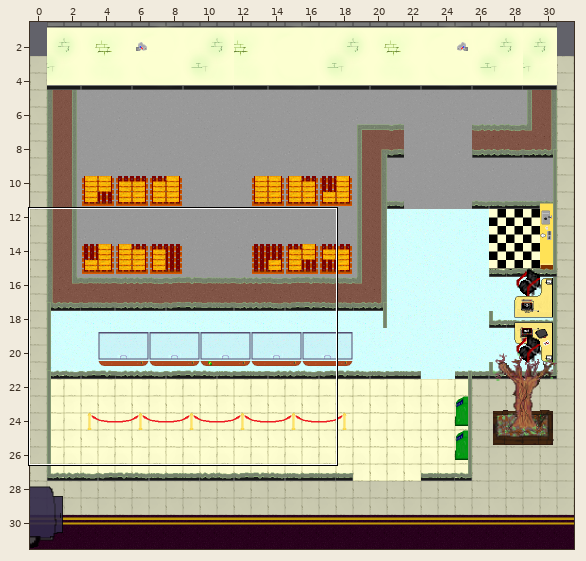
An edit to a level. Tiled map, bin/bank.tmx. The picture above shows the old version from afar; the outline marks the close-up.
Close-up. Before:
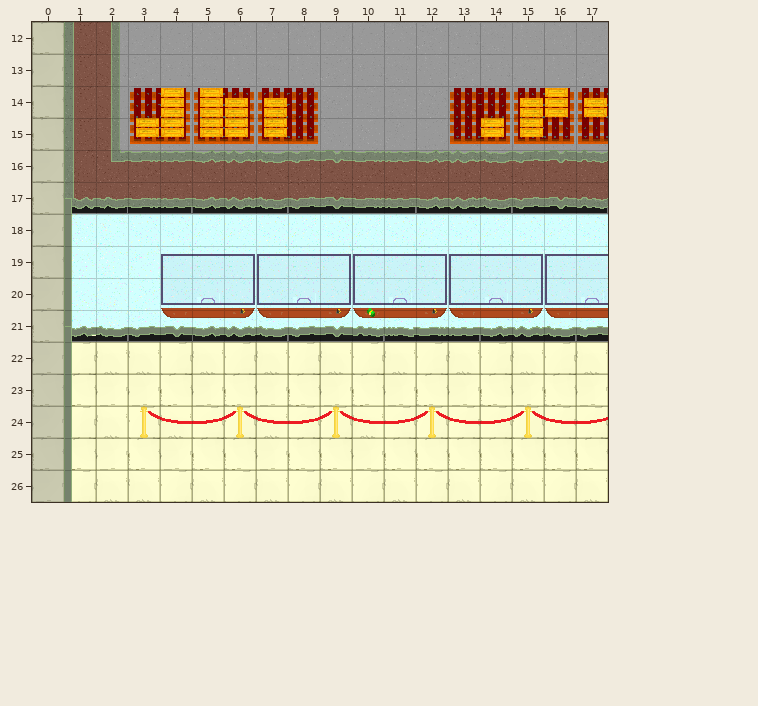
Cells are 32x32 px. Shown: x 0..17, y 12..26. The commit also changed other parts of the map, which this record leaves out.
Once edited:
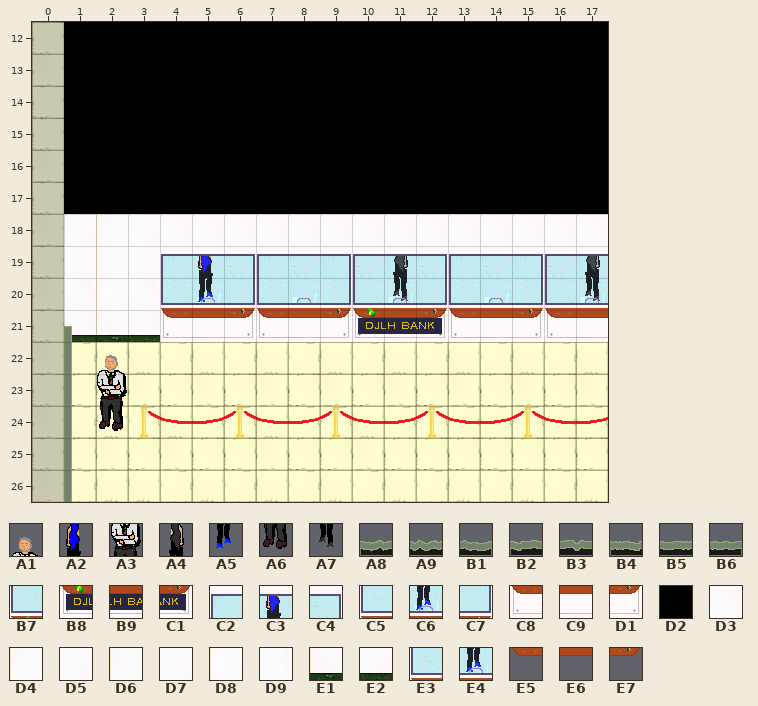
Key: from "civilians": A1 4, A2 6, A3 10, A4 11, A5 12, A6 16, A7 17; from "tileset": A8 0, A9 1, B1 2, B2 3, B3 4, B4 6, B5 7, B6 8, B7 12, B8 13, B9 14, C1 15, C2 27, C3 28, C4 29, C5 43, C6 44, C7 45, C8 59, C9 60, D1 61, D2 77, D3 81, D4 112, D5 113, D6 128, D7 129, D8 144, D9 145, E1 160, E2 161; from "tileset2": E3 11, E4 12, E5 19, E6 20, E7 21.
__ is an empty cell.
Tiles of an added or newly shown layer are drawn over the layers below it.
See-through tiles are keyed as they look on the map.
Change:
Layer "prevault":
The author put tile A2 in row 19 at x 5.
The author put tile A4 in row 19 at x 11 and 17.
The author put tile A5 in row 20 at x 5.
The author put tile A7 in row 20 at x 11 and 17.
Layer "offices":
Tile A8 gives way to one hidden under a higher layer in row 21 at x 5 and 14.
Tile A9 gives way to one hidden under a higher layer in row 21 at x 6 and 15.
Tile B1 gives way to one hidden under a higher layer in row 21 at x 7 and 16.
Tile B2 gives way to one hidden under a higher layer in row 21 at x 8 and 17.
Tile B3 gives way to one hidden under a higher layer in row 21 at x 4 and 9.
Tile B4 gives way to one hidden under a higher layer in row 21 at x 11.
Tile B5 gives way to one hidden under a higher layer in row 21 at x 12.
Tile B6 gives way to one hidden under a higher layer in row 21 at x 13.
The author put tile E3 in row 20 at x 13.
The author put tile E4 in row 20 at x 5.
Layer "wall_foyer" (now shown):
The author put tile B7 in row 20 at x 10.
The author put tile B8 in row 21 at x 10.
The author put tile B9 in row 21 at x 11.
The author put tile C1 in row 21 at x 12.
The author put tile C2 in row 19 at x 4, 7, 10, 13 and 16.
The author put tile C3 in row 19 at x 5, 8, 11, 14 and 17.
The author put tile C4 in row 19 at x 6, 9, 12 and 15.
The author put tile C5 in row 20 at x 4, 7, 13 and 16.
The author put tile C6 in row 20 at x 5, 8, 11, 14 and 17.
The author put tile C7 in row 20 at x 6, 9, 12 and 15.
The author put tile C8 in row 21 at x 4, 7, 13 and 16.
The author put tile C9 in row 21 at x 5, 8, 14 and 17.
The author put tile D1 in row 21 at x 6, 9 and 15.
The author put tile D2 in rows 12 to 17 at x 1 to 17.
The author put tile D3 in row 18 at x 4 to 17.
The author put tile D4 in row 18 at x 2.
The author put tile D5 in row 18 at x 1 and 3.
The author put tile D6 in row 19 at x 2.
The author put tile D7 in row 19 at x 1 and 3.
The author put tile D8 in row 20 at x 2.
The author put tile D9 in row 20 at x 1 and 3.
The author put tile E1 in row 21 at x 2.
The author put tile E2 in row 21 at x 1 and 3.
Layer "foyer":
The author put tile A1 in row 22 at x 2.
The author put tile A3 in row 23 at x 2.
The author put tile A6 in row 24 at x 2.
The author cleared tile E3 in row 20 at x 13.
The author cleared tile E4 in row 20 at x 5.
The author cleared tile E5 in row 21 at x 4, 7, 13 and 16.
The author cleared tile E6 in row 21 at x 5, 8, 11, 14 and 17.
The author cleared tile E7 in row 21 at x 6, 9, 12 and 15.
Boxes around the changes in both close-ups, in picture pixels (x1, y1, x2, y2):
changed: (64, 22, 608, 431)
